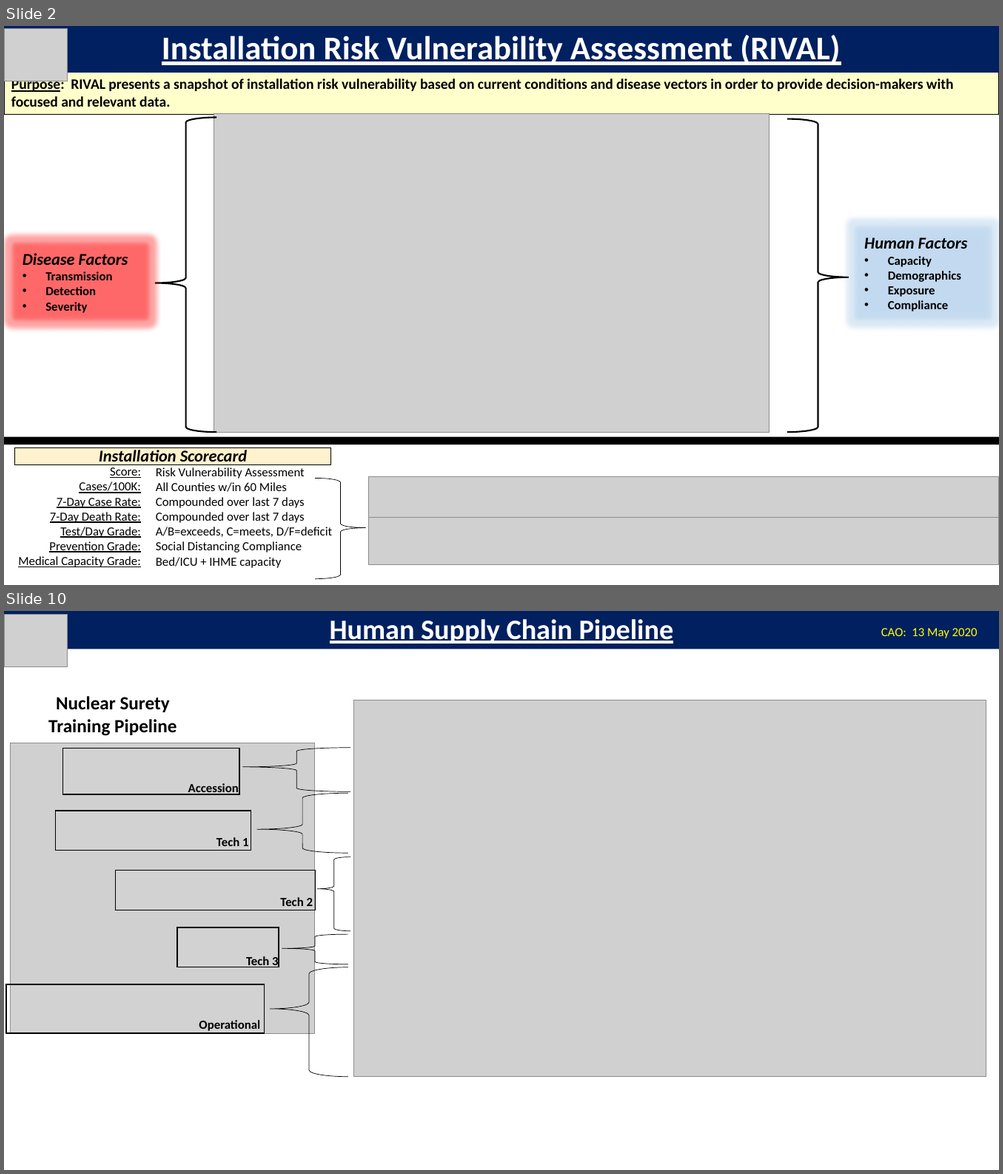
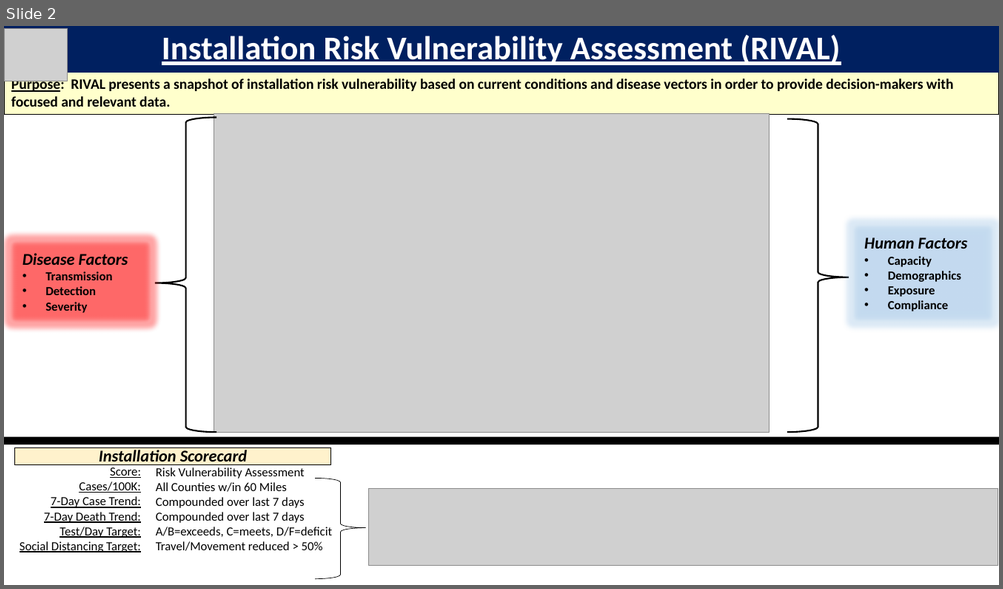
Before and after one commit to JCCriv76/RIVAL, a slide deck: Documentation/RIVAL Output.pptx. Shown one above the other, each under a label of ours: slides 2 and 10 before the commit, slide 2 after it; the slides between them are not shown. The pictures are 1003x1174 and 1003x589 pixels, drawn with LibreOffice and Linux fonts; fonts in the diff are those of the drawing; grey boxes stand for pictures. Boxes give left, top, right and bottom in pixels: in the first picture for what was removed or moved away, otherwise in the second. Text is boxed around its words. In the diff, an @@ line names an element or a change of style, - is before the commit and + after.

```diff
--- a/Documentation/RIVAL Output.pptx
+++ b/Documentation/RIVAL Output.pptx
@@ slide 10 removed at box(4, 611, 999, 1170), background #FFFFFF @@
@@ rectangle removed at box(4, 611, 999, 649) @@
-Human Supply Chain Pipeline
@@ picture removed at box(4, 614, 68, 667) @@
@@ text removed at box(881, 628, 977, 638) @@
-CAO: 13 May 2020
@@ text removed at box(48, 696, 176, 736) @@
-Nuclear Surety Training Pipeline
@@ picture removed at box(354, 701, 987, 1077) @@
@@ left brace removed at box(243, 748, 351, 792) @@
@@ text removed at box(188, 783, 239, 795) @@
-Accession
@@ left brace removed at box(257, 793, 348, 853) @@
@@ text removed at box(216, 837, 248, 846) @@
-Tech 1
@@ left brace removed at box(317, 857, 351, 931) @@
@@ text removed at box(280, 897, 313, 906) @@
-Tech 2
@@ left brace removed at box(282, 935, 348, 965) @@
@@ text removed at box(246, 957, 278, 968) @@
-Tech 3
@@ group removed at box(6, 743, 315, 1034): 5 rectangles, 1 picture @@
@@ left brace removed at box(270, 968, 348, 1077) @@
@@ text removed at box(199, 1020, 260, 1031) @@
-Operational
@@ slide 2 changed as well @@
@@ picture: place and size @@
-picture at box(369, 516, 999, 565)
+picture at box(369, 488, 998, 566)
@@ picture removed at box(369, 477, 999, 517) @@
@@ text at box(20, 497, 141, 553): text changed @@
-7-Day Case Rate:
-7-Day Death Rate:
-Test/Day Grade:
-Prevention Grade:
-Medical Capacity Grade:
+7-Day Case Trend:
+7-Day Death Trend:
+Test/Day Target:
+Social Distancing Target:
@@ text at box(156, 542, 323, 551): text changed @@
-Social Distancing Compliance
-Bed/ICU + IHME capacity
+Travel/Movement reduced > 50%
```
Also in this commit, not shown: 3 other slides changed, 5 other slides removed, 8 other files.
